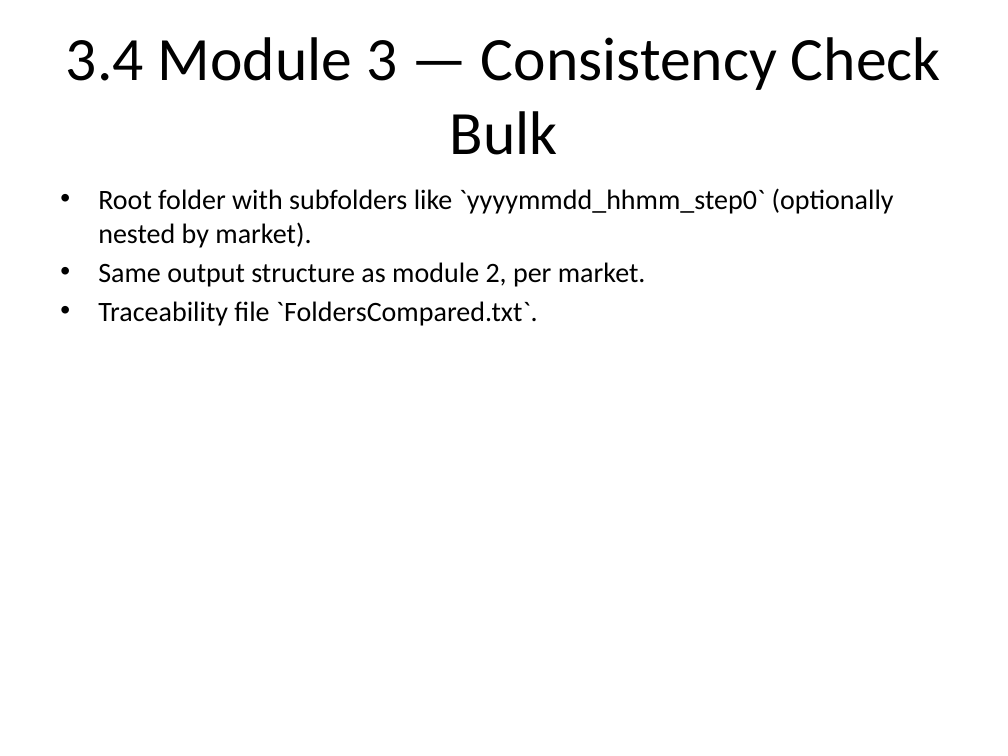
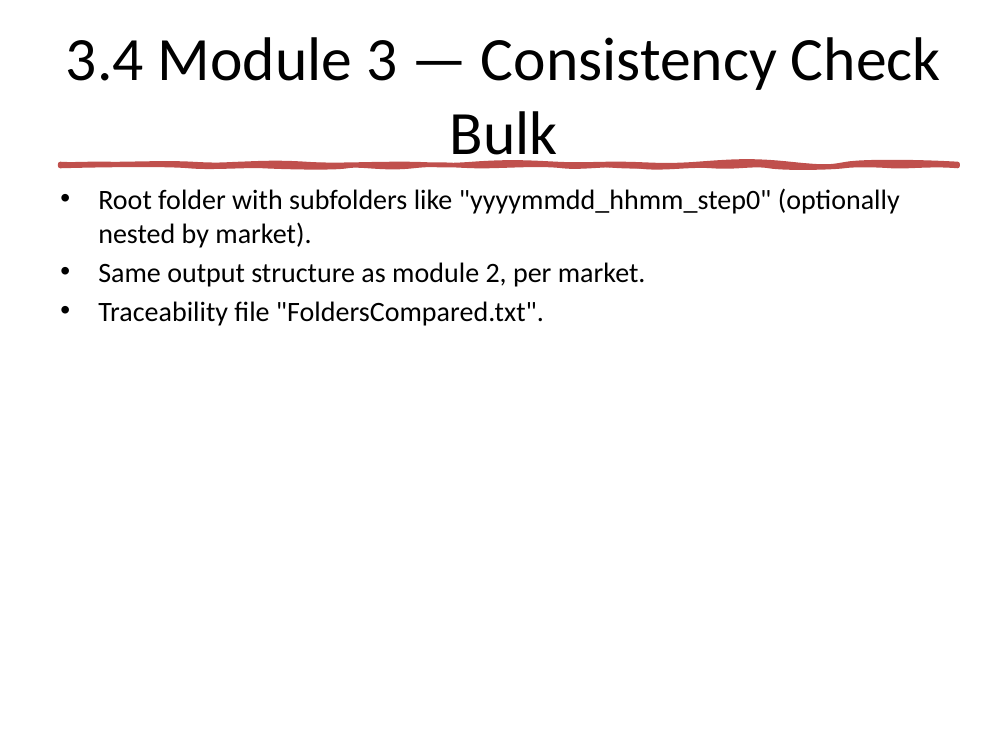
Before and after one commit to jaimetur/SSB_RetuningAutomations, a slide deck: slide 7 of help/SSB-Retuning-Automations-User-Guide-v0.7.1.pptx. Drawn at 1008x756 pixels with LibreOffice and Linux fonts; fonts in the diff are those of the drawing. Boxes give left, top, right and bottom in pixels: in the first picture for what was removed or moved away, otherwise in the second. Text is boxed around its words. In the diff, an @@ line names an element or a change of style, - is before the commit and + after.

```diff
--- a/help/SSB-Retuning-Automations-User-Guide-v0.7.1.pptx
+++ b/help/SSB-Retuning-Automations-User-Guide-v0.7.1.pptx
@@ freeform shape added at (x1=60, y1=164, x2=958, y2=166), fill #C0504D, outline #C0504D 3.25 pt @@
@@ text at (x1=98, y1=188, x2=900, y2=248): text changed @@
-• Root folder with subfolders like `yyyymmdd_hhmm_step0` (optionally nested by market).
+• Root folder with subfolders like "yyyymmdd_hhmm_step0" (optionally nested by market).
@@ text at (x1=98, y1=301, x2=544, y2=326): text changed @@
-• Traceability file `FoldersCompared.txt`.
+• Traceability file "FoldersCompared.txt".
```
Also in this commit, not shown: 6 other slides changed, 4 other files.
